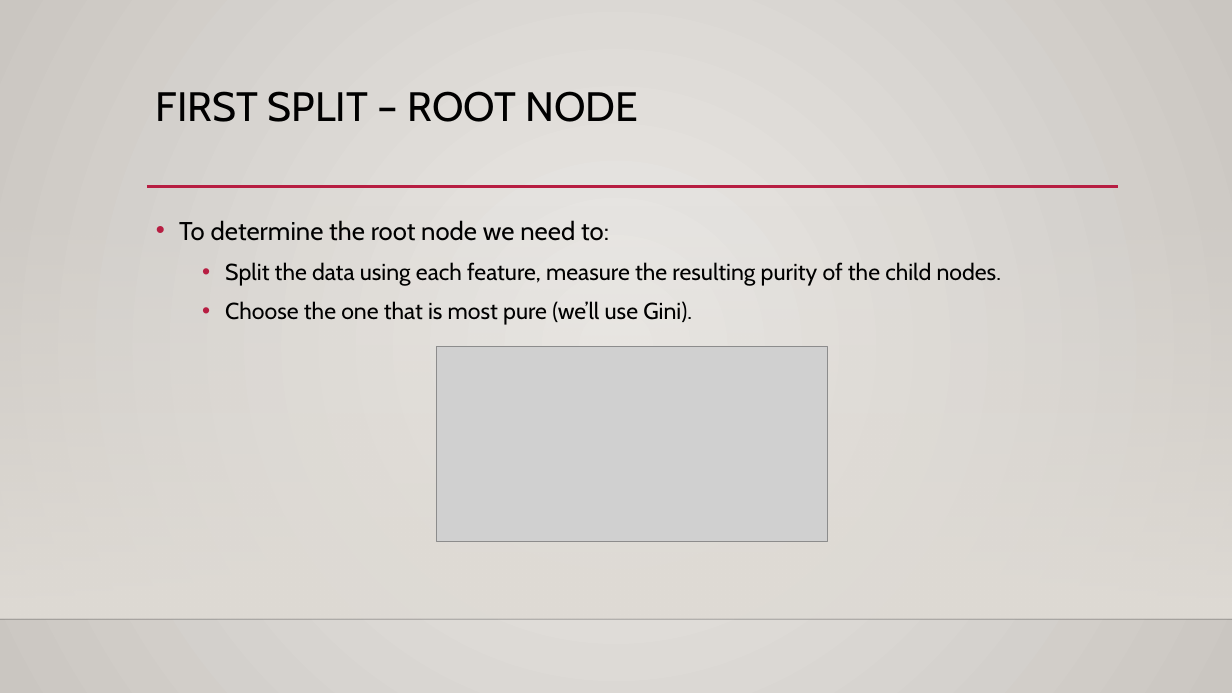
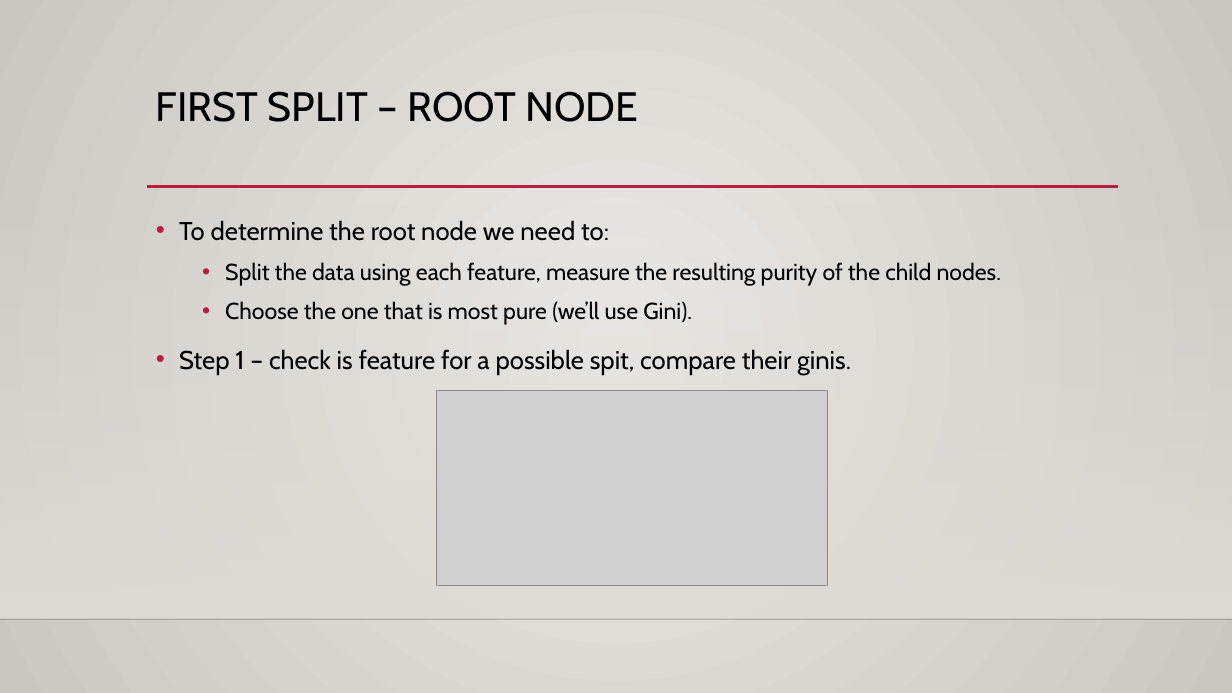
Before and after one commit to glennybarnes/Intro_to_Machine_Learning_Students, a slide deck: slide 10 of reference_content/Slides/002a_tree_review_step_by_step.pptx (slide 5 before the commit). Drawn at 1232x693 pixels with LibreOffice and Linux fonts; fonts in the diff are those of the drawing; grey boxes stand for pictures; background and template pictures are left out. Boxes give left, top, right and bottom in pixels: in the first picture for what was removed or moved away, otherwise in the second. Text is boxed around its words. In the diff, an @@ line names an element or a change of style, - is before the commit and + after.

```diff
--- a/reference_content/Slides/002a_tree_review_step_by_step.pptx
+++ b/reference_content/Slides/002a_tree_review_step_by_step.pptx
@@ text at box(179, 349, 851, 374): paragraph added @@
+• Step 1 – check is feature for a possible spit, compare their ginis.
@@ picture: place and size @@
-picture at box(436, 347, 828, 542)
+picture at box(436, 390, 828, 585)
```
Also in this commit, not shown: 5 slides added.
